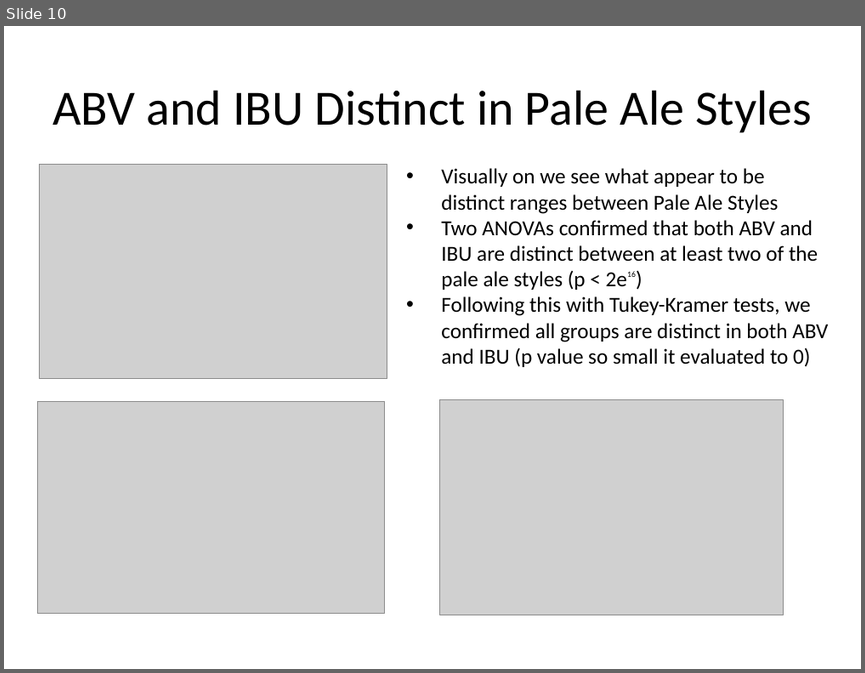
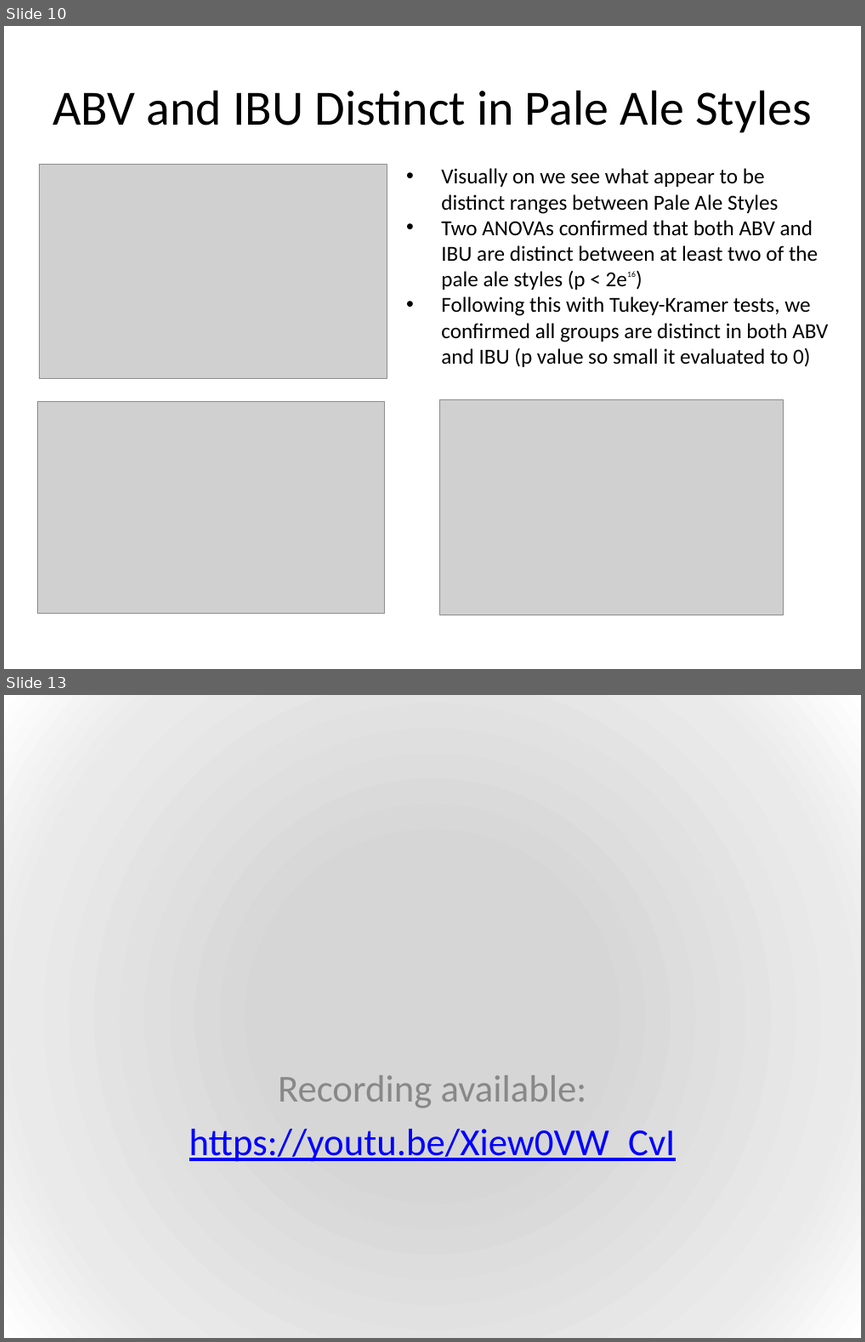
Before and after one commit to julia-codes/MSDS-6306-BeerBrewer-CaseStudy, a slide deck: American Brewery Case Study - Julia Layne.pptx. Shown one above the other, each under a label of ours: slide 10 before the commit, slides 10 and 13 after it; the slides between them are not shown. The pictures are 865x673 and 865x1342 pixels, drawn with LibreOffice and Linux fonts; fonts in the diff are those of the drawing; grey boxes stand for pictures; background and template pictures are left out. Boxes give left, top, right and bottom in pixels: in the first picture for what was removed or moved away, otherwise in the second. Text is boxed around its words. In the diff, an @@ line names an element or a change of style, - is before the commit and + after.

Commit message:
Updating with link to my recording

```diff
--- a/American Brewery Case Study - Julia Layne.pptx
+++ b/American Brewery Case Study - Julia Layne.pptx
@@ slide 13 added at bbox=[4, 695, 861, 1338], background gradient #D6D6D6 to #EAEAEA to #FFFFFF @@
@@ subtitle added at bbox=[189, 1075, 676, 1162], 32 pt, text #0000FF, underline @@
+Recording available:
+https://youtu.be/Xiew0VW_CvI
```
Also in this commit, not shown: 3 slides changed, 1 other slide added, 1 slide removed, 2 other files.
